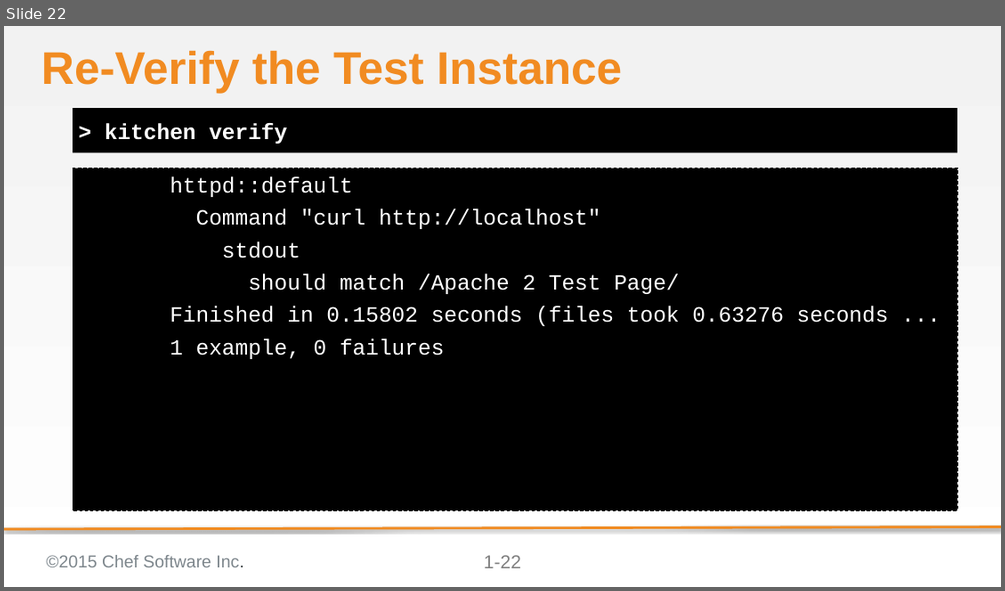
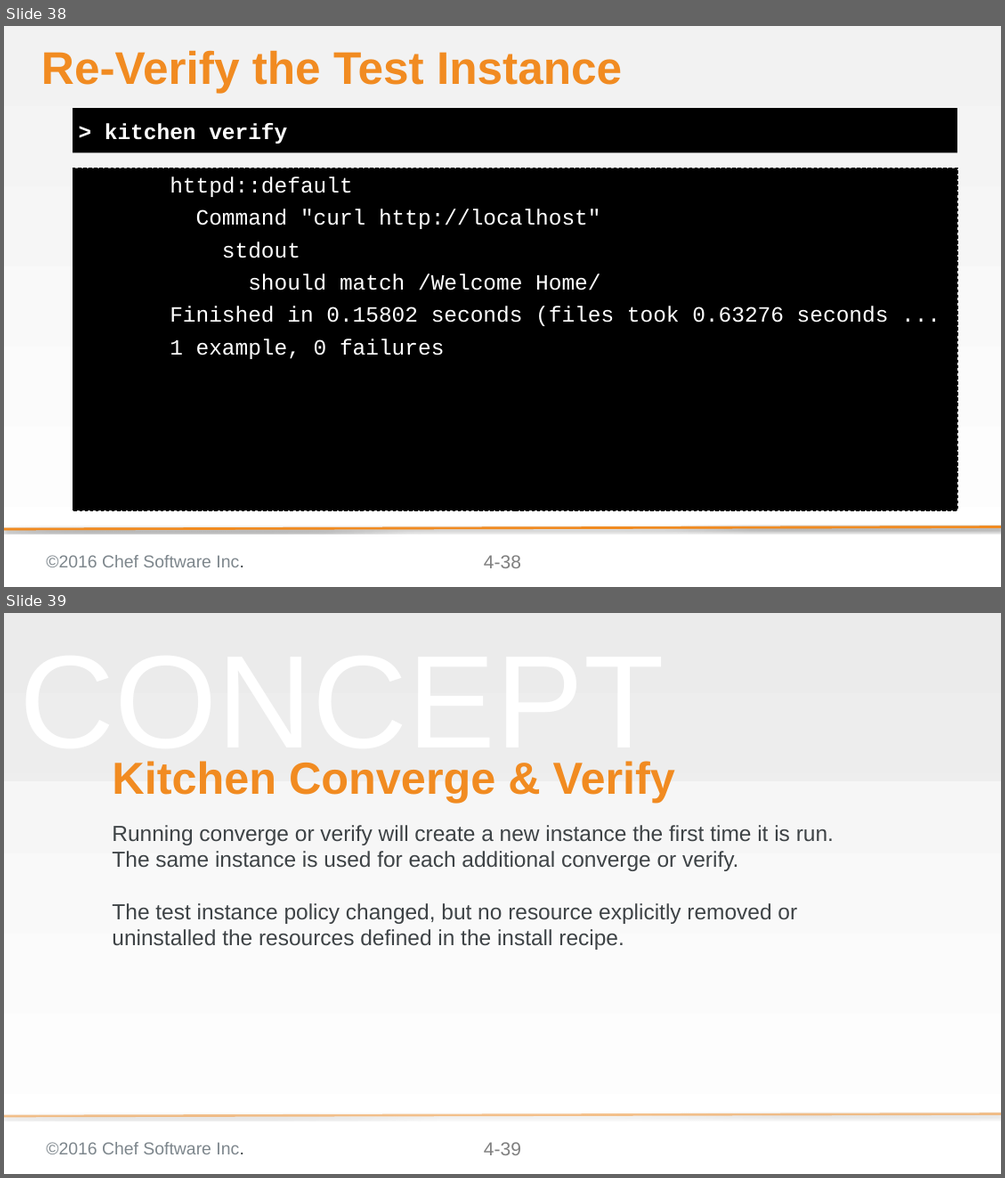
Before and after one commit to chef-training/test_driven_cookbook_development, a slide deck: 04-refactoring_cookbooks_with_tests.pptx. Shown one above the other, each under a label of ours: slide 22 before the commit, slides 38 and 39 after it. The pictures are 1005x591 and 1005x1178 pixels, drawn with LibreOffice and Linux fonts; fonts in the diff are those of the drawing; background and template pictures are left out. Boxes give left, top, right and bottom in pixels: in the first picture for what was removed or moved away, otherwise in the second. Text is boxed around its words. In the diff, an @@ line names an element or a change of style, - is before the commit and + after.

Commit message:
Add Concept slides to 04 Refactoring Cookbooks with Tests
Adds slides that explain more details about converge & verify and test
Adds slides that explain kitchen destroy and kitchen test

```diff
--- a/04-refactoring_cookbooks_with_tests.pptx
+++ b/04-refactoring_cookbooks_with_tests.pptx
@@ slide 39 added at [4, 613, 1001, 1174], background gradient #F2F2F2 to #FFFFFF; not listed: 3 template elements that a slide beside it also shows @@
@@ rectangle added at [4, 613, 1001, 781], fill #D9D9D9 at 25% opacity @@
@@ text added at [20, 761, 664, 771], 169.3 pt, text #F2F2F2 at 50% opacity @@
+CONCEPT
@@ title added at [112, 761, 675, 803], 57.6 pt, text #F18B21, bold @@
+Kitchen Converge & Verify
@@ subtitle added at [112, 825, 833, 949], 28 pt, text #3E4346 @@
+Running converge or verify will create a new instance the first time it is run. The same instance is used for each additional converge or verify.
+The test instance policy changed, but no resource explicitly removed or uninstalled the resources defined in the install recipe.
@@ what was slide 22 is now slide 38 @@
@@ slide 38 changed as well @@
@@ text at [248, 273, 600, 290]: text changed @@
-should match /Apache 2 Test Page/
+should match /Welcome Home/
@@ text at [46, 555, 244, 567]: text changed @@
-©2015 Chef Software Inc.
+©2016 Chef Software Inc.
@@ page number at [484, 555, 521, 568]: text changed @@
-1-22
+4-38
```
Also in this commit, not shown: 26 other slides changed, 19 other slides added, 1 slide removed.
